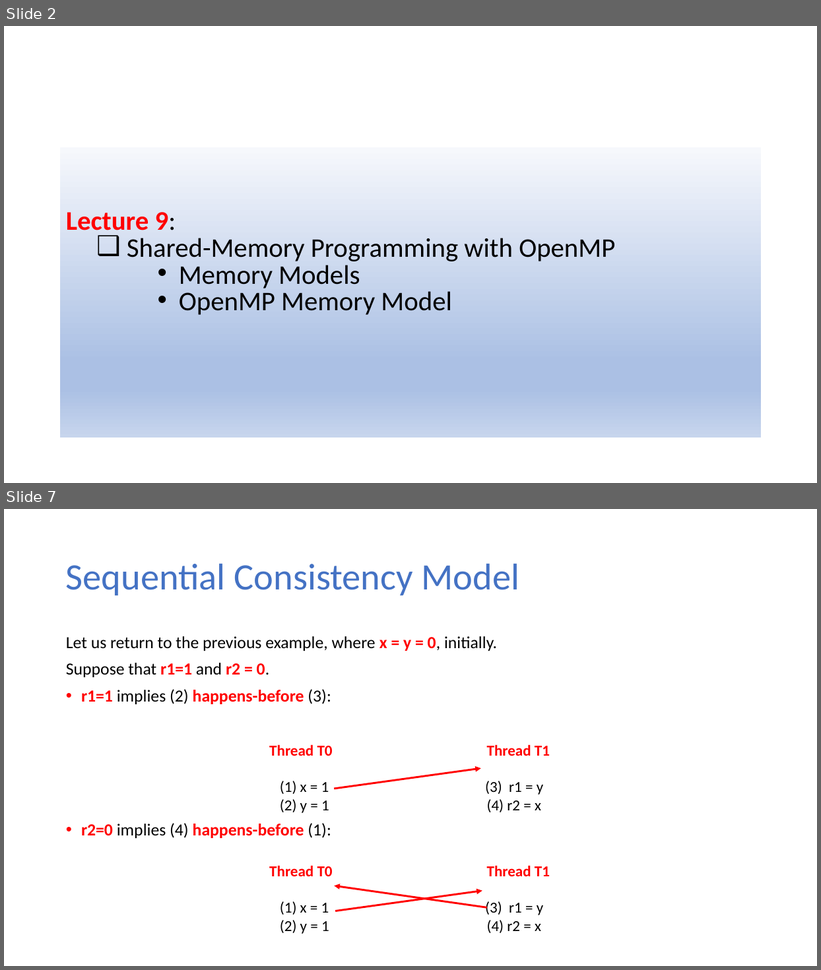
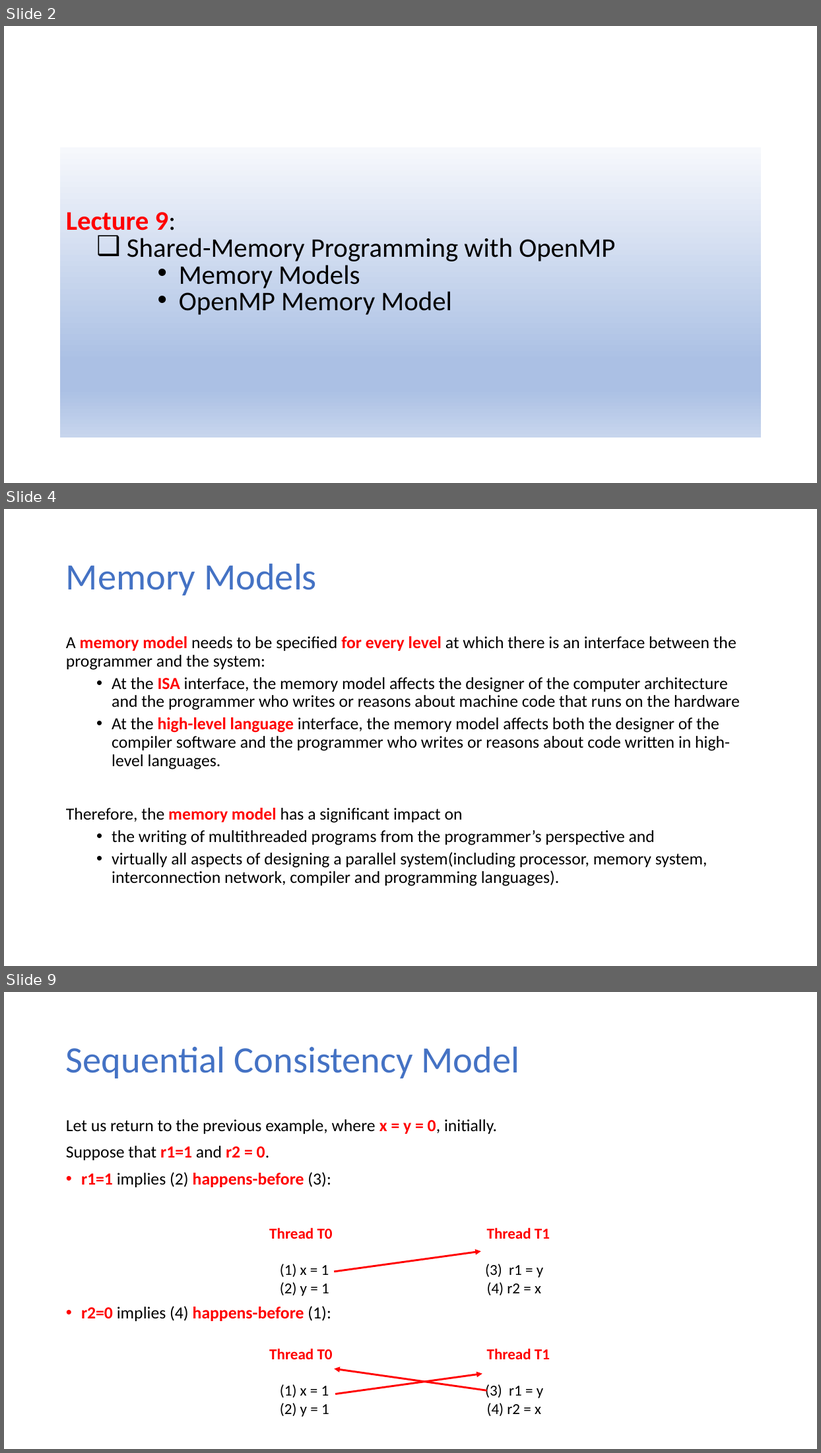
Before and after one commit to ekkapotc/PC, a slide deck: Slides/Lecture 9.pptx. Shown one above the other, each under a label of ours: slides 2 and 7 before the commit, slides 2, 4 and 9 after it; the slides between them are not shown. The pictures are 821x970 and 821x1453 pixels, drawn with LibreOffice and Linux fonts; fonts in the diff are those of the drawing. Boxes give left, top, right and bottom in pixels: in the first picture for what was removed or moved away, otherwise in the second. Text is boxed around its words. In the diff, an @@ line names an element or a change of style, - is before the commit and + after.

```diff
--- a/Slides/Lecture 9.pptx
+++ b/Slides/Lecture 9.pptx
@@ slide 4 added at [4,509,817,966], background #FFFFFF @@
@@ title added at [66,564,317,595], 44 pt, text #4472C4 @@
+Memory Models
@@ text added at [66,636,740,887], 20 pt, text #000000 @@
+A memory model needs to be specified for every level at which there is an interface between the programmer and the system:
+  • At the ISA interface, the memory model affects the designer of the computer architecture and the programmer who writes or reasons about machine code that runs on the hardware
+  • At the high-level language interface, the memory model affects both the designer of the compiler software and the programmer who writes or reasons about code written in high-level languages.
+Therefore, the memory model has a significant impact on
+  • the writing of multithreaded programs from the programmer’s perspective and
+  • virtually all aspects of designing a parallel system(including processor, memory system, interconnection network, compiler and programming languages).
@@ what was slide 7 is now slide 9 @@
```
Also in this commit, not shown: 7 slides changed, 1 other slide added, 1 other file.
